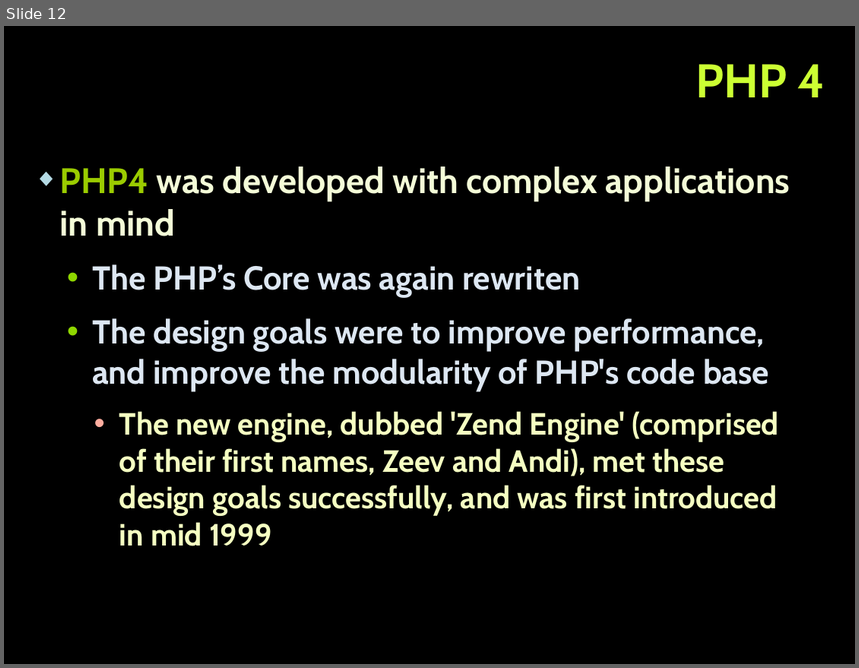
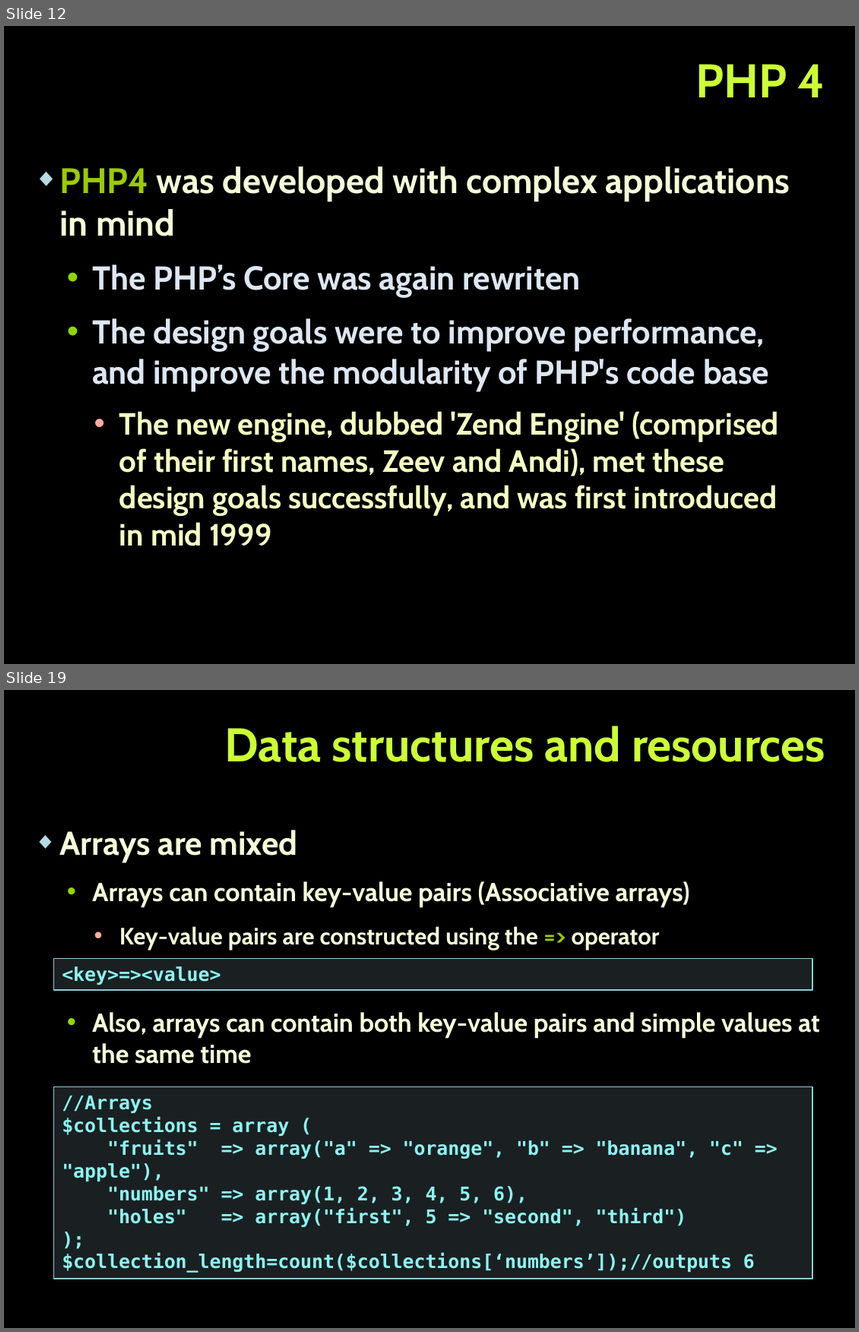
Before and after one commit to tanzhur/PHP_MVC-seminar, a slide deck: PHP_MVC.pptx. Shown one above the other, each under a label of ours: slide 12 before the commit, slides 12 and 19 after it; the slides between them are not shown. The pictures are 859x668 and 859x1332 pixels, drawn with LibreOffice and Linux fonts; fonts in the diff are those of the drawing; background and template pictures are left out. Boxes give left, top, right and bottom in pixels: in the first picture for what was removed or moved away, otherwise in the second. Text is boxed around its words. In the diff, an @@ line names an element or a change of style, - is before the commit and + after.

```diff
--- a/PHP_MVC.pptx
+++ b/PHP_MVC.pptx
@@ slide 19 added at [4,690,855,1328], background picture (left out) @@
@@ title added at [225,726,826,762], 40 pt, text #CCFF33, bold @@
+Data structures and resources
@@ text added at [60,830,820,1064], 22 pt, text #F4FCD8, bold @@
+◆ Arrays are mixed
+  • Arrays can contain key-value pairs (Associative arrays)
+    • Key-value pairs are constructed using the => operator
+  • Also, arrays can contain both key-value pairs and simple values at the same time
@@ rectangle added at [53,959,813,990], fill #B5DBE5 at 15% opacity, outline #90CAD7 1 pt, 16 pt, text #8CF4F2, bold @@
+<key>=><value>
@@ rectangle added at [53,1087,813,1280], fill #B5DBE5 at 15% opacity, outline #90CAD7 1 pt, 16 pt, text #8CF4F2, bold @@
+//Arrays
+$collections = array (
+"fruits" => array("a" => "orange", "b" => "banana", "c" => "apple"),
+"numbers" => array(1, 2, 3, 4, 5, 6),
+"holes" => array("first", 5 => "second", "third")
+);
+$collection_length=count($collections[‘numbers’]);//outputs 6
```
Also in this commit, not shown: 1 slide changed, 5 other slides added, 21 slides removed, 1 other file.
